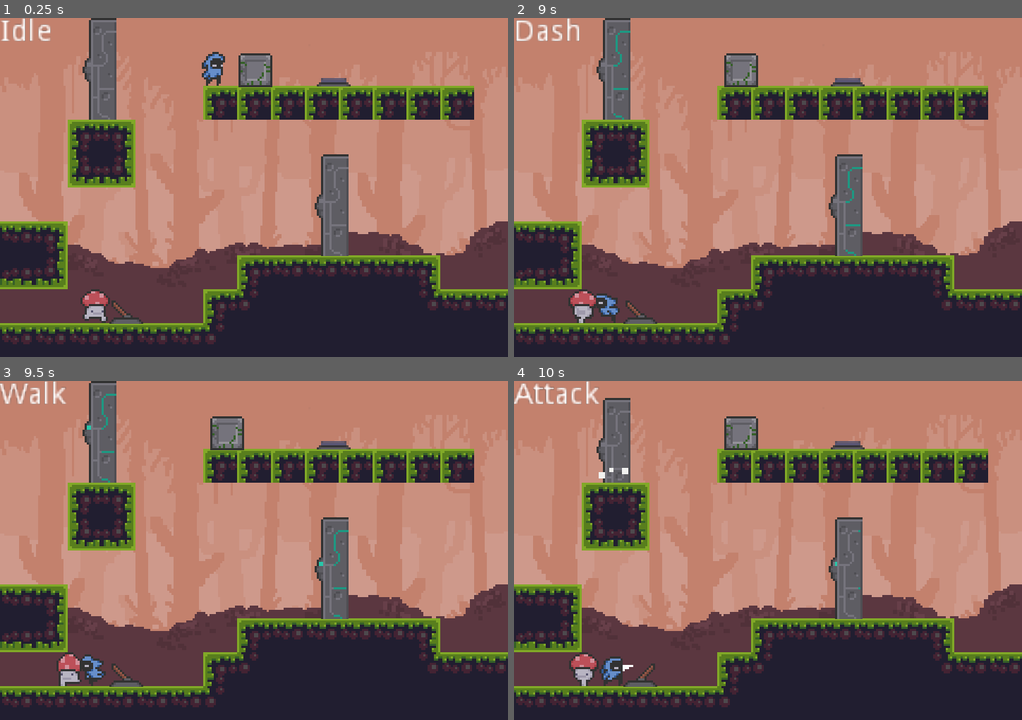
Above: before the commit, frames 1-4 (two rows, left to right).
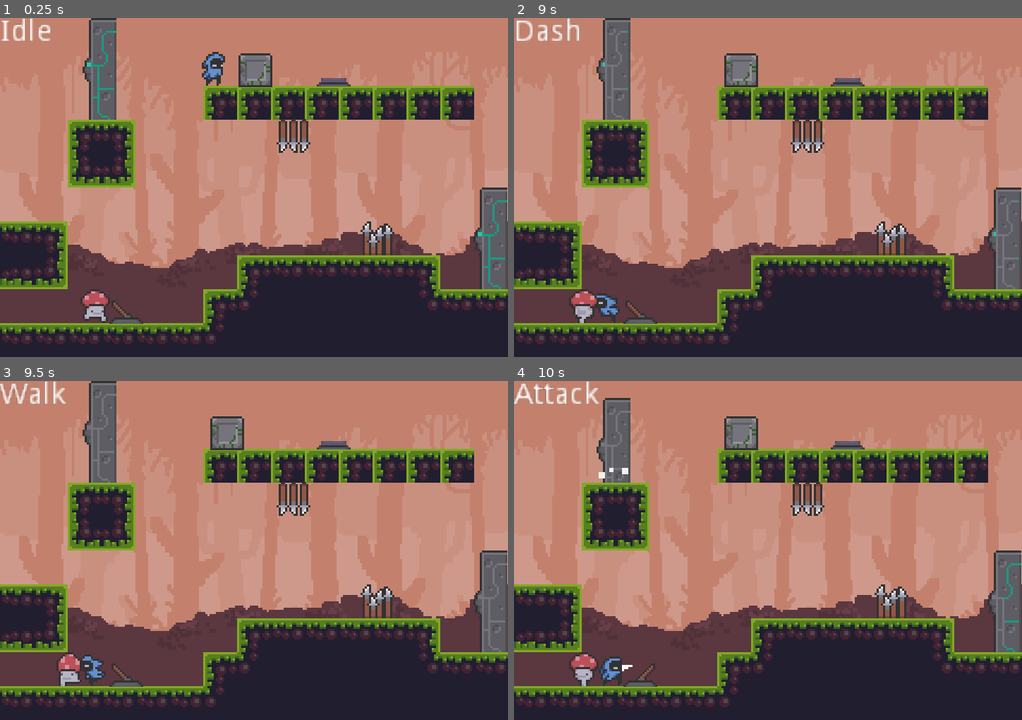
Above: after the commit, the same moments.

Repository: DCRGaming/platformerv2
Game: Godot game, scene res://Game.tscn
The game is run twice, just before and just after one commit, with the same random seed, the same clock (stepped at 60 frames per second) and the same inputs.
Inputs:
- Up to frame 1 (0.25 s): no input
- Up to frame 2 (9 s): hold Right (ui_right) 0.53-2.03 s; tap A (attack) every 1.5 s from 0.6 to 8.1 s; tap Space (jump) at 0.77, 1.52, 3.02, 3.77, 4.52, 6.02, 6.77, 7.52, 8 s; tap S (dash) every 1.5 s from 1.35 to 8.85 s; hold Left (ui_left) 2.03-4.28 s; hold Right (ui_right) 4.28-8.03 s; tap Enter at 6.5 s; hold Left (ui_left) from 8.03 s (still down)
- Up to frame 3 (9.5 s): keep holding Left (ui_left); tap Space (jump) at 9.02 s
- Up to frame 4 (10 s): release Left (ui_left) at 9.53 s; hold Right (ui_right) from 9.53 s (still down); tap A (attack) at 9.6 s; tap Space (jump) at 9.77 s

The runs differ from the first frame. In frame 1, 4.4% of the frame differs, in the area x 17-100%, y 3-80%; in frame 2, 4.4%; in frame 3, 4.3%; in frame 4, 4.3%.

Commit message:
Added spike spit and falling spikes

Diff:
--- /dev/null
+++ b/FallingSpikes.gd
@@ -0,0 +1,32 @@
+extends KinematicBody2D
+
+export var gravity: int = 1000
+
+onready var ray_cast: RayCast2D = $RayCast2D
+
+var is_stuck = true
+var velocity: Vector2
+
+func _physics_process(delta: float) -> void:
+	if not is_stuck:
+		apply_gravity(delta)
+		velocity = move_and_slide(velocity, Vector2.UP)
+
+	if ray_cast.is_colliding():
+		if ray_cast.collide_with_bodies:
+			var collider = ray_cast.get_collider()
+			if collider is Player:
+				is_stuck = false
+
+	if get_slide_count() > 0:
+		for i in get_slide_count():
+			var collision = get_slide_collision(i)
+			var collider = collision.collider
+			if collider is TileMap:
+				is_stuck = true
+			elif collider is Player:
+				print("player died")
+
+
+func apply_gravity(delta) -> void:
+	velocity.y += gravity * delta
--- a/Game.tscn
+++ b/Game.tscn
@@ -10,6 +10,8 @@
 [ext_resource path="res://Enemy/Enemy.tscn" type="PackedScene" id=8]
 [ext_resource path="res://Objects/GroundButton.tscn" type="PackedScene" id=9]
 [ext_resource path="res://Objects/StoneGate.tscn" type="PackedScene" id=10]
+[ext_resource path="res://Objects/FallingSpikes.tscn" type="PackedScene" id=11]
+[ext_resource path="res://Objects/SpikePit.tscn" type="PackedScene" id=12]
 
 [node name="Game" type="Node2D"]
 script = ExtResource( 5 )
@@ -60,7 +62,7 @@
 position = Vector2( 157.606, 32.1393 )
 
 [node name="StoneGate" parent="GroundButton" instance=ExtResource( 10 )]
-position = Vector2( -0.778549, 56.1559 )
+position = Vector2( 73.9715, 71.9059 )
 
 [node name="StaticBody2D" type="StaticBody2D" parent="."]
 collision_layer = 0
@@ -69,3 +71,14 @@
 position = Vector2( 321.147, 3.81126 )
 scale = Vector2( 3.33124, 3.74004 )
 polygon = PoolVector2Array( -5, 5, 5, 5, 10, 10, -10, 10 )
+
+[node name="FallingSpikes" parent="." instance=ExtResource( 11 )]
+position = Vector2( 138.543, 51.7305 )
+
+[node name="RayCast2D" parent="FallingSpikes" index="2"]
+cast_to = Vector2( 0, 70 )
+
+[node name="SpikePit" parent="." instance=ExtResource( 12 )]
+position = Vector2( 178.381, 99.8933 )
+
+[editable path="FallingSpikes"]
--- /dev/null
+++ b/Objects/FallingSpikes.tscn
@@ -0,0 +1,23 @@
+[gd_scene load_steps=4 format=2]
+
+[ext_resource path="res://FallingSpikes.gd" type="Script" id=1]
+[ext_resource path="res://assets/HUD/misc_sheet.png" type="Texture" id=2]
+
+[sub_resource type="RectangleShape2D" id=1]
+extents = Vector2( 6.56442, 5.98097 )
+
+[node name="FallingSpikes" type="KinematicBody2D"]
+collision_layer = 4
+script = ExtResource( 1 )
+
+[node name="Sprite" type="Sprite" parent="."]
+texture = ExtResource( 2 )
+region_enabled = true
+region_rect = Rect2( 0, 48, 24, 24 )
+
+[node name="CollisionShape2D" type="CollisionShape2D" parent="."]
+position = Vector2( -0.0525532, 2.0449 )
+shape = SubResource( 1 )
+
+[node name="RayCast2D" type="RayCast2D" parent="."]
+enabled = true
--- a/Objects/GroundButton.tscn
+++ b/Objects/GroundButton.tscn
@@ -5,22 +5,22 @@
 
 [sub_resource type="AtlasTexture" id=1]
 atlas = ExtResource( 1 )
-region = Rect2( 0, 0, 24, 24 )
+region = Rect2( 0, 24, 24, 24 )
 
 [sub_resource type="AtlasTexture" id=2]
 atlas = ExtResource( 1 )
-region = Rect2( 0, 24, 24, 24 )
+region = Rect2( 0, 0, 24, 24 )
 
 [sub_resource type="SpriteFrames" id=3]
 animations = [ {
 "frames": [ SubResource( 1 ) ],
 "loop": false,
-"name": "Unpressed",
+"name": "Pressed",
 "speed": 5.0
 }, {
 "frames": [ SubResource( 2 ) ],
 "loop": false,
-"name": "Pressed",
+"name": "Unpressed",
 "speed": 5.0
 } ]
 
--- /dev/null
+++ b/Objects/SpikeClub.gd
@@ -0,0 +1,34 @@
+extends Position2D
+
+export var rotation_speed: int = 50
+export var left: bool = false
+export var up: bool = false
+export var right: bool = false
+export var down: bool = false
+
+var starting_rotation
+var ending_rotation
+var direction: int = 1
+
+func _ready() -> void:
+	if left:
+		starting_rotation = 0
+		ending_rotation = 180
+	elif up:
+		starting_rotation = 90
+		ending_rotation = 270
+	elif right:
+		starting_rotation = 180
+		ending_rotation = 360
+	elif down:
+		starting_rotation = -90
+		ending_rotation = 90
+	self.rotation_degrees = starting_rotation
+
+
+func _physics_process(delta: float) -> void:
+	if self.rotation_degrees < starting_rotation:
+		direction = 1
+	elif self.rotation_degrees > ending_rotation:
+		direction = -1
+	self.rotation_degrees += rotation_speed * direction * delta
--- /dev/null
+++ b/Objects/SpikeClub.tscn
@@ -0,0 +1,23 @@
+[gd_scene load_steps=4 format=2]
+
+[ext_resource path="res://assets/HUD/spike_club_sheet.png" type="Texture" id=1]
+[ext_resource path="res://Objects/SpikeClub.gd" type="Script" id=2]
+
+[sub_resource type="CapsuleShape2D" id=1]
+radius = 10.1898
+height = 25.4001
+
+[node name="SpikeClub" type="Position2D"]
+rotation = -1.96699
+script = ExtResource( 2 )
+
+[node name="KinematicBody2D" type="KinematicBody2D" parent="."]
+position = Vector2( 0, 23.144 )
+collision_layer = 0
+collision_mask = 4
+
+[node name="Sprite" type="Sprite" parent="KinematicBody2D"]
+texture = ExtResource( 1 )
+
+[node name="CollisionShape2D" type="CollisionShape2D" parent="KinematicBody2D"]
+shape = SubResource( 1 )
--- /dev/null
+++ b/Objects/SpikePit.gd
@@ -0,0 +1,3 @@
+extends StaticBody2D
+
+class_name SpikePit
--- /dev/null
+++ b/Objects/SpikePit.tscn
@@ -0,0 +1,20 @@
+[gd_scene load_steps=4 format=2]
+
+[ext_resource path="res://assets/HUD/misc_sheet.png" type="Texture" id=1]
+[ext_resource path="res://Objects/SpikePit.gd" type="Script" id=2]
+
+[sub_resource type="RectangleShape2D" id=1]
+extents = Vector2( 6.50323, 7.30556 )
+
+[node name="SpikePit" type="StaticBody2D"]
+collision_layer = 4
+script = ExtResource( 2 )
+
+[node name="Sprite" type="Sprite" parent="."]
+texture = ExtResource( 1 )
+vframes = 12
+frame = 7
+
+[node name="CollisionShape2D" type="CollisionShape2D" parent="."]
+position = Vector2( 0, 4.63016 )
+shape = SubResource( 1 )
--- a/Objects/StoneGate.gd
+++ b/Objects/StoneGate.gd
@@ -37,7 +37,6 @@
 				is_opened = true
 
 	if state_queue.size() > 0:
-		print(state_queue)
 		var next_state = state_queue.back()
 		if state == next_state:
 			return
--- a/Objects/StoneGate.tscn
+++ b/Objects/StoneGate.tscn
@@ -57,95 +57,95 @@
 
 [sub_resource type="AtlasTexture" id=14]
 atlas = ExtResource( 1 )
-region = Rect2( 0, 48, 16, 48 )
+region = Rect2( 0, 0, 16, 48 )
 
 [sub_resource type="AtlasTexture" id=15]
 atlas = ExtResource( 1 )
-region = Rect2( 16, 48, 16, 48 )
+region = Rect2( 16, 0, 16, 48 )
 
 [sub_resource type="AtlasTexture" id=16]
 atlas = ExtResource( 1 )
-region = Rect2( 32, 48, 16, 48 )
+region = Rect2( 32, 0, 16, 48 )
 
 [sub_resource type="AtlasTexture" id=17]
 atlas = ExtResource( 1 )
-region = Rect2( 48, 48, 16, 48 )
+region = Rect2( 48, 0, 16, 48 )
 
 [sub_resource type="AtlasTexture" id=18]
 atlas = ExtResource( 1 )
-region = Rect2( 64, 48, 16, 48 )
+region = Rect2( 64, 0, 16, 48 )
 
 [sub_resource type="AtlasTexture" id=19]
 atlas = ExtResource( 1 )
-region = Rect2( 80, 48, 16, 48 )
+region = Rect2( 80, 0, 16, 48 )
 
 [sub_resource type="AtlasTexture" id=20]
 atlas = ExtResource( 1 )
-region = Rect2( 96, 48, 16, 48 )
+region = Rect2( 96, 0, 16, 48 )
 
 [sub_resource type="AtlasTexture" id=21]
 atlas = ExtResource( 1 )
-region = Rect2( 112, 48, 16, 48 )
+region = Rect2( 112, 0, 16, 48 )
 
 [sub_resource type="AtlasTexture" id=22]
 atlas = ExtResource( 1 )
-region = Rect2( 128, 48, 16, 48 )
+region = Rect2( 128, 0, 16, 48 )
 
 [sub_resource type="AtlasTexture" id=23]
 atlas = ExtResource( 1 )
-region = Rect2( 144, 48, 16, 48 )
+region = Rect2( 144, 0, 16, 48 )
 
 [sub_resource type="AtlasTexture" id=24]
 atlas = ExtResource( 1 )
-region = Rect2( 160, 48, 16, 48 )
+region = Rect2( 0, 48, 16, 48 )
 
 [sub_resource type="AtlasTexture" id=25]
 atlas = ExtResource( 1 )
-region = Rect2( 176, 48, 16, 48 )
+region = Rect2( 16, 48, 16, 48 )
 
 [sub_resource type="AtlasTexture" id=26]
 atlas = ExtResource( 1 )
-region = Rect2( 192, 48, 16, 48 )
+region = Rect2( 32, 48, 16, 48 )
 
 [sub_resource type="AtlasTexture" id=27]
 atlas = ExtResource( 1 )
-region = Rect2( 0, 0, 16, 48 )
+region = Rect2( 48, 48, 16, 48 )
 
 [sub_resource type="AtlasTexture" id=28]
 atlas = ExtResource( 1 )
-region = Rect2( 16, 0, 16, 48 )
+region = Rect2( 64, 48, 16, 48 )
 
 [sub_resource type="AtlasTexture" id=29]
 atlas = ExtResource( 1 )
-region = Rect2( 32, 0, 16, 48 )
+region = Rect2( 80, 48, 16, 48 )
 
 [sub_resource type="AtlasTexture" id=30]
 atlas = ExtResource( 1 )
-region = Rect2( 48, 0, 16, 48 )
+region = Rect2( 96, 48, 16, 48 )
 
 [sub_resource type="AtlasTexture" id=31]
 atlas = ExtResource( 1 )
-region = Rect2( 64, 0, 16, 48 )
+region = Rect2( 112, 48, 16, 48 )
 
 [sub_resource type="AtlasTexture" id=32]
 atlas = ExtResource( 1 )
-region = Rect2( 80, 0, 16, 48 )
+region = Rect2( 128, 48, 16, 48 )
 
 [sub_resource type="AtlasTexture" id=33]
 atlas = ExtResource( 1 )
-region = Rect2( 96, 0, 16, 48 )
+region = Rect2( 144, 48, 16, 48 )
 
 [sub_resource type="AtlasTexture" id=34]
 atlas = ExtResource( 1 )
-region = Rect2( 112, 0, 16, 48 )
+region = Rect2( 160, 48, 16, 48 )
 
 [sub_resource type="AtlasTexture" id=35]
 atlas = ExtResource( 1 )
-region = Rect2( 128, 0, 16, 48 )
+region = Rect2( 176, 48, 16, 48 )
 
 [sub_resource type="AtlasTexture" id=36]
 atlas = ExtResource( 1 )
-region = Rect2( 144, 0, 16, 48 )
+region = Rect2( 192, 48, 16, 48 )
 
 [sub_resource type="SpriteFrames" id=37]
 animations = [ {
@@ -154,14 +154,14 @@
 "name": "Close",
 "speed": 5.0
 }, {
-"frames": [ SubResource( 14 ), SubResource( 15 ), SubResource( 16 ), SubResource( 17 ), SubResource( 18 ), SubResource( 19 ), SubResource( 20 ), SubResource( 21 ), SubResource( 22 ), SubResource( 23 ), SubResource( 24 ), SubResource( 25 ), SubResource( 26 ) ],
+"frames": [ SubResource( 14 ), SubResource( 15 ), SubResource( 16 ), SubResource( 17 ), SubResource( 18 ), SubResource( 19 ), SubResource( 20 ), SubResource( 21 ), SubResource( 22 ), SubResource( 23 ) ],
+"loop": true,
+"name": "Idle",
+"speed": 5.0
+}, {
+"frames": [ SubResource( 24 ), SubResource( 25 ), SubResource( 26 ), SubResource( 27 ), SubResource( 28 ), SubResource( 29 ), SubResource( 30 ), SubResource( 31 ), SubResource( 32 ), SubResource( 33 ), SubResource( 34 ), SubResource( 35 ), SubResource( 36 ) ],
 "loop": false,
 "name": "Open",
-"speed": 5.0
-}, {
-"frames": [ SubResource( 27 ), SubResource( 28 ), SubResource( 29 ), SubResource( 30 ), SubResource( 31 ), SubResource( 32 ), SubResource( 33 ), SubResource( 34 ), SubResource( 35 ), SubResource( 36 ) ],
-"loop": true,
-"name": "Idle",
 "speed": 5.0
 } ]
 
@@ -174,6 +174,7 @@
 [node name="AnimatedSprite" type="AnimatedSprite" parent="."]
 frames = SubResource( 37 )
 animation = "Idle"
+frame = 5
 playing = true
 
 [node name="CollisionShape2D" type="CollisionShape2D" parent="."]
--- a/Player/Fall.gd
+++ b/Player/Fall.gd
@@ -26,5 +26,13 @@
 														4,
 														player.floor_max_angle)
 
+	if player.get_slide_count() > 0:
+		for i in player.get_slide_count():
+			var collision = player.get_slide_collision(i)
+			var collider = collision.collider
+			if collider is SpikePit:
+				if collision.normal.y == -1:
+					print("spike pit killed player in fall")
+
 	if Input.is_action_just_pressed("dash") and player.has_dashes():
 		state_machine.transition_to("Dash")
--- a/Player/Player.tscn
+++ b/Player/Player.tscn
@@ -283,7 +283,7 @@
 height = 7.65147
 
 [node name="Player" type="KinematicBody2D"]
-collision_mask = 2
+collision_mask = 6
 script = ExtResource( 2 )
 jump_speed = -300
 dash_speed = 300
@@ -291,7 +291,7 @@
 [node name="Sprite" type="Sprite" parent="."]
 texture = ExtResource( 13 )
 vframes = 38
-frame = 11
+frame = 10
 
 [node name="CollisionShape2D" type="CollisionShape2D" parent="."]
 position = Vector2( -0.842798, 0.655509 )
--- a/Player/Walk.gd
+++ b/Player/Walk.gd
@@ -38,12 +38,12 @@
 	if player.get_slide_count() > 0:
 		for i in player.get_slide_count():
 			var collision = player.get_slide_collision(i)
-			var box = collision.collider
-			if box is Box:
-				if box.is_on_floor():
+			var collider = collision.collider
+			if collider is Box:
+				if collider.is_on_floor():
 					if is_player_not_on_top_box(collision.normal.y):
 						if push_is_box_rotated(
-							collision.normal.x, box.rotation_degrees) or \
+							collision.normal.x, collider.rotation_degrees) or \
 							push_is_box_flat(collision.normal.x):
 							state_machine.transition_to("Push")
 							return
--- a/project.godot
+++ b/project.godot
@@ -29,6 +29,11 @@
 "language": "GDScript",
 "path": "res://PlayerState.gd"
 }, {
+"base": "StaticBody2D",
+"class": "SpikePit",
+"language": "GDScript",
+"path": "res://Objects/SpikePit.gd"
+}, {
 "base": "Node",
 "class": "State",
 "language": "GDScript",
@@ -44,6 +49,7 @@
 "GroundButton": "",
 "Player": "",
 "PlayerState": "",
+"SpikePit": "",
 "State": "",
 "StateMachine": ""
 }
Not shown: 1 places in Game.tscn that only renumber resources
Binary file changed: assets/HUD/misc_sheet.png
Not shown, changed: assets/HUD/misc_sheet.png~
